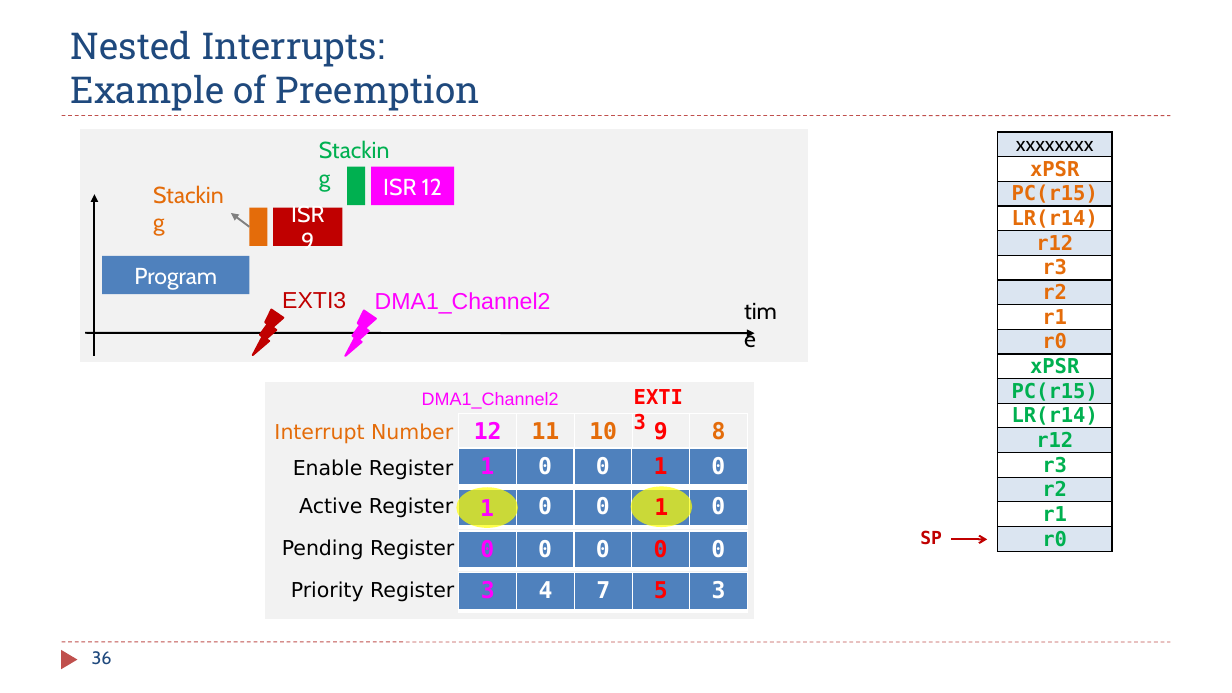
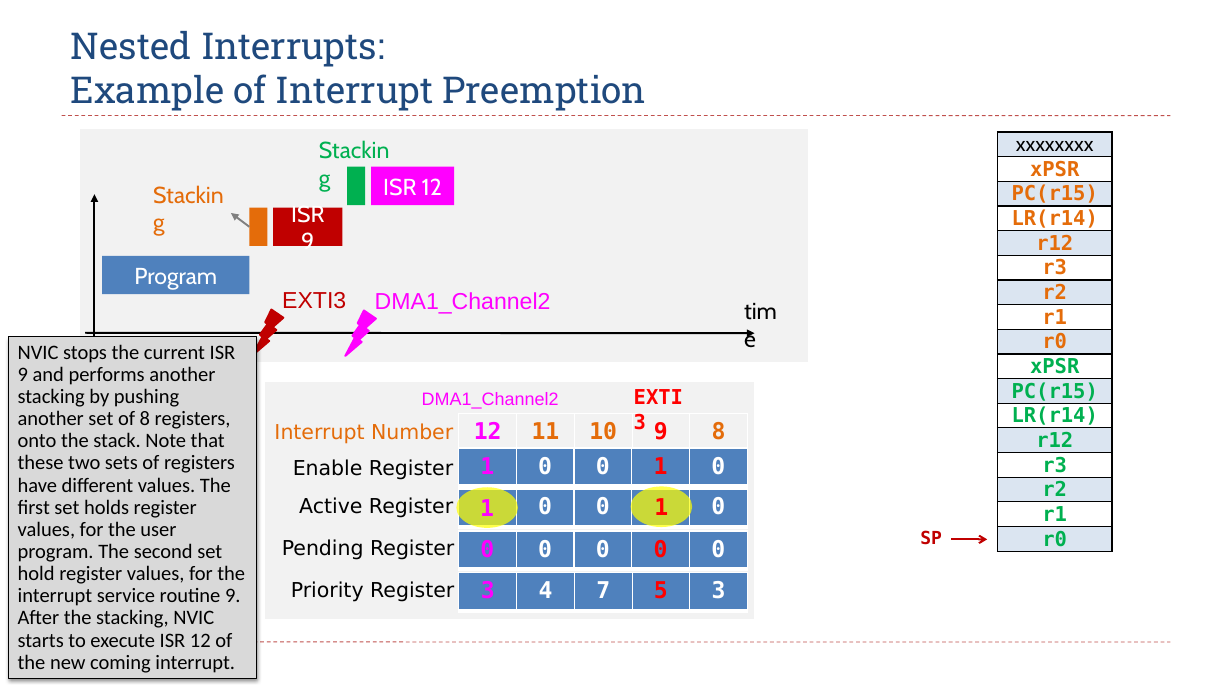
Before and after one commit to guhofstra/CSC111Fa25, a slide deck: slide 36 of PPTs/Ch11_Interrupt_Tutorial.pptx. Drawn at 1232x693 pixels with LibreOffice and Linux fonts; fonts in the diff are those of the drawing. Boxes give left, top, right and bottom in pixels: in the first picture for what was removed or moved away, otherwise in the second. Text is boxed around its words. In the diff, an @@ line names an element or a change of style, - is before the commit and + after.

```diff
--- a/PPTs/Ch11_Interrupt_Tutorial.pptx
+++ b/PPTs/Ch11_Interrupt_Tutorial.pptx
@@ title at [71, 31, 646, 111]: text changed @@
-Nested Interrupts:
-Example of Preemption
+Nested Interrupts:
+Example of Interrupt Preemption
@@ rectangle added at [8, 337, 257, 678], fill #D9D9D9, outline #000000 0.75 pt, 16 pt, text #000000 @@
+NVIC stops the current ISR 9 and performs another stacking by pushing another set of 8 registers, onto the stack. Note that these two sets of registers have different values. The first set holds register values, for the user program. The second set hold register values, for the interrupt service routine 9. After the stacking, NVIC starts to execute ISR 12 of the new coming interrupt.
@@ triangle removed at [61, 650, 78, 670] @@
```
Also in this commit, not shown: 27 other slides changed, 19 other files.
